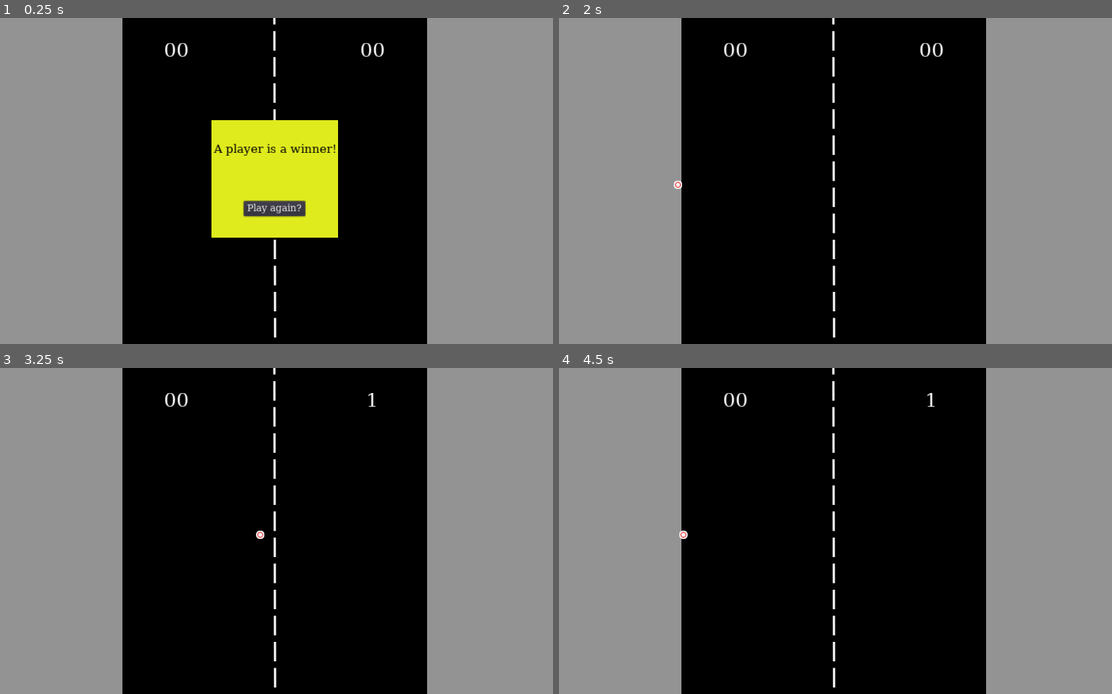
Above: before the commit, frames 1-4 (two rows, left to right).
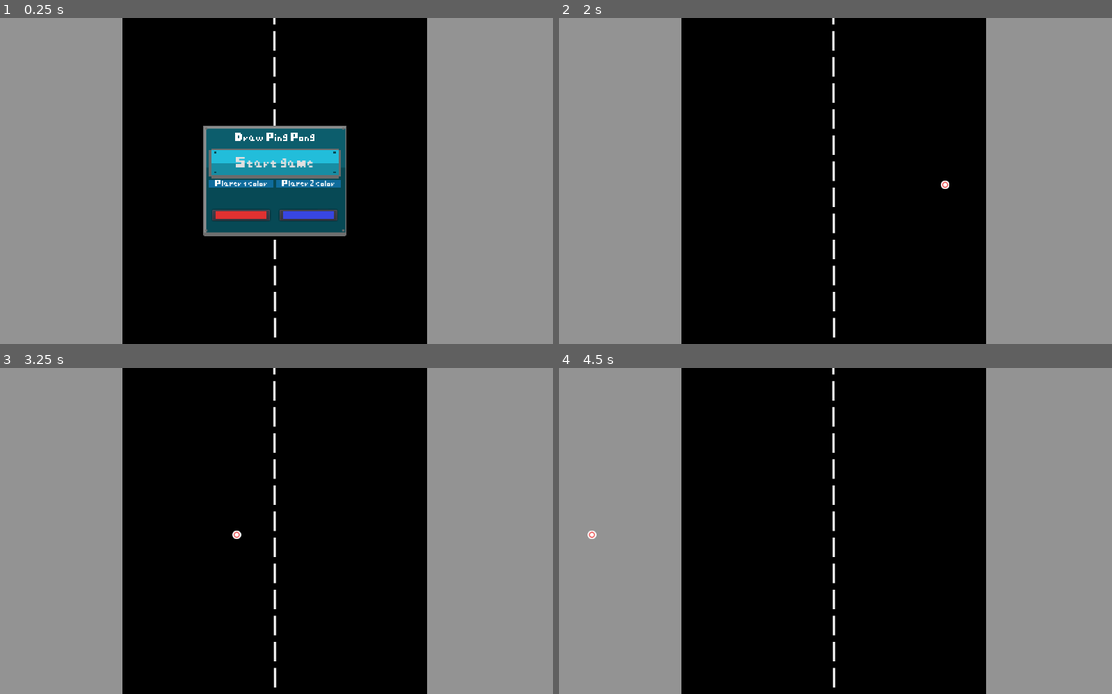
Above: after the commit, the same moments.

Repository: Ertain/Draw-Ping-Pong
Game: Godot game, scene res://Main.tscn
The game is run twice, just before and just after one commit, with the same random seed, the same clock (stepped at 60 frames per second) and the same inputs.
Inputs (mouse positions are in pixels of both pictures, inside the frame that each line leads up to):
- Up to frame 1 (0.25 s): no input
- Up to frame 2 (2 s): click (835, 207) at 0.5 s, where only the run before the commit has a clickable "Play again?"; click (835, 164) at 1.25 s, where only the run after the commit has a clickable "Start game"
- Up to frame 3 (3.25 s): move the mouse to (60, 531) at 2.02 s; click (60, 531) at 2.17 s; move the mouse to (492, 531) at 2.77 s; click (492, 531) at 2.92 s
- Up to frame 4 (4.5 s): move the mouse to (890, 459) at 3.52 s; click (890, 459) at 3.67 s; move the mouse to (807, 596) at 4.27 s; click (807, 596) at 4.42 s

The runs differ from the first frame. In frame 1, 9.4% of the frame differs, in the area x 29-70%, y 7-68%; in frame 2, 0.3%; in frame 3, 0.2%; in frame 4, 0.2%.

Commit message:
Added experimental GUI assets and shortened length of drawn line.

Diff:
--- /dev/null
+++ b/Assets/GUI/user interface.tres
@@ -0,0 +1,17 @@
+[gd_resource type="Theme" load_steps=5 format=2]
+
+[ext_resource path="res://Assets/GUI/Simple GUI/background_blue.png" type="Texture" id=1]
+[ext_resource path="res://Assets/GUI/Simple GUI/button_1_blue.png" type="Texture" id=2]
+
+[sub_resource type="StyleBoxTexture" id=1]
+texture = ExtResource( 2 )
+region_rect = Rect2( 0, 0, 52, 18 )
+
+[sub_resource type="StyleBoxTexture" id=2]
+texture = ExtResource( 1 )
+region_rect = Rect2( 0, 0, 134, 111 )
+margin_left = 2.0
+
+[resource]
+Button/styles/Mr_button = SubResource( 1 )
+PanelContainer/styles/Mr_panel = SubResource( 2 )
--- a/Main.tscn
+++ b/Main.tscn
@@ -7,10 +7,18 @@
 [ext_resource path="res://Scripts/Mr_puck.gd" type="Script" id=5]
 [ext_resource path="res://Scripts/paddle.gd" type="Script" id=6]
 [ext_resource path="res://Assets/Sounds/sounds_ping_pong_8bit/ping_pong_8bit_beeep.wav" type="AudioStream" id=7]
+[ext_resource path="res://Assets/Sounds/round_end.wav" type="AudioStream" id=8]
 [ext_resource path="res://Assets/Sounds/sounds_ping_pong_8bit/ping_pong_8bit_peeeeeep.wav" type="AudioStream" id=9]
 [ext_resource path="res://Assets/DejaVuSerif.ttf" type="DynamicFontData" id=10]
 [ext_resource path="res://Scripts/Main.gd" type="Script" id=11]
 [ext_resource path="res://Assets/Sounds/sounds_ping_pong_8bit/ping_pong_8bit_plop.wav" type="AudioStream" id=12]
+[ext_resource path="res://Assets/GUI/user interface.tres" type="Theme" id=13]
+[ext_resource path="res://Assets/GUI/Simple GUI/border_dark_blue.png" type="Texture" id=14]
+[ext_resource path="res://Assets/fonts/font 2/pixelfont2.ttf" type="DynamicFontData" id=15]
+[ext_resource path="res://Assets/GUI/Simple GUI/background_blue.png" type="Texture" id=16]
+[ext_resource path="res://Assets/GUI/Simple GUI/button_1_blue.png" type="Texture" id=17]
+[ext_resource path="res://Assets/fonts/font 1/pixelfont.ttf" type="DynamicFontData" id=18]
+[ext_resource path="res://Assets/dot.png" type="Texture" id=19]
 
 [sub_resource type="RectangleShape2D" id=1]
 extents = Vector2( 514, 10 )
@@ -37,48 +45,73 @@
 size = 37
 use_mipmaps = true
 use_filter = true
-font_data = ExtResource( 10 )
+font_data = ExtResource( 18 )
 
 [sub_resource type="DynamicFont" id=9]
 size = 37
 use_mipmaps = true
 use_filter = true
-font_data = ExtResource( 10 )
-
-[sub_resource type="DynamicFont" id=10]
+font_data = ExtResource( 18 )
+
+[sub_resource type="StyleBoxTexture" id=10]
+texture = ExtResource( 14 )
+region_rect = Rect2( 0, 0, 58, 40 )
+
+[sub_resource type="DynamicFont" id=11]
 size = 23
 use_mipmaps = true
 use_filter = true
-font_data = ExtResource( 10 )
-
-[sub_resource type="DynamicFont" id=11]
-size = 19
-use_mipmaps = true
-use_filter = true
-font_data = ExtResource( 10 )
-
-[sub_resource type="DynamicFont" id=12]
-use_mipmaps = true
-use_filter = true
-font_data = ExtResource( 10 )
+font_data = ExtResource( 18 )
+
+[sub_resource type="StyleBoxTexture" id=12]
+texture = ExtResource( 17 )
+region_rect = Rect2( 0, 0, 52, 18 )
 
 [sub_resource type="DynamicFont" id=13]
+size = 18
+use_mipmaps = true
+use_filter = true
+extra_spacing_top = 2
+extra_spacing_bottom = 2
+font_data = ExtResource( 15 )
+fallback/0 = ExtResource( 10 )
+
+[sub_resource type="StyleBoxTexture" id=14]
+texture = ExtResource( 16 )
+region_rect = Rect2( 0, 0, 134, 111 )
+
+[sub_resource type="DynamicFont" id=15]
+use_mipmaps = true
+use_filter = true
+font_data = ExtResource( 15 )
+
+[sub_resource type="StyleBoxTexture" id=16]
+texture = ExtResource( 17 )
+region_rect = Rect2( 0, 0, 52, 18 )
+
+[sub_resource type="DynamicFont" id=17]
 size = 20
 use_mipmaps = true
 use_filter = true
-font_data = ExtResource( 10 )
-
-[sub_resource type="DynamicFont" id=14]
-size = 14
-use_mipmaps = true
-use_filter = true
-font_data = ExtResource( 10 )
-
-[sub_resource type="DynamicFont" id=15]
-size = 14
-use_mipmaps = true
-use_filter = true
-font_data = ExtResource( 10 )
+font_data = ExtResource( 15 )
+
+[sub_resource type="StyleBoxFlat" id=18]
+bg_color = Color( 0.0588235, 0.423529, 0.611765, 1 )
+
+[sub_resource type="DynamicFont" id=19]
+size = 12
+use_mipmaps = true
+use_filter = true
+font_data = ExtResource( 15 )
+
+[sub_resource type="StyleBoxFlat" id=20]
+bg_color = Color( 0.0588235, 0.423529, 0.611765, 1 )
+
+[sub_resource type="DynamicFont" id=21]
+size = 12
+use_mipmaps = true
+use_filter = true
+font_data = ExtResource( 15 )
 
 [node name="Main" type="Control"]
 anchor_right = 1.0
@@ -89,6 +122,8 @@
 "_edit_use_anchors_": false,
 "_editor_description_": "Scene massively inspired by the official \"Pong\" demo."
 }
+winner_container_path = NodePath("Winner_container")
+winner_container_label_path = NodePath("Winner_container/Panel/VBoxContainer/Label")
 
 [node name="Background" type="ColorRect" parent="."]
 anchor_right = 1.0
@@ -221,10 +256,10 @@
 anchor_bottom = 0.16
 margin_left = 0.0639954
 margin_top = -1.90735e-06
-margin_right = 0.383972
+margin_right = 2.384
 margin_bottom = -7.62939e-06
 custom_fonts/font = SubResource( 8 )
-text = "00"
+text = "0/3"
 align = 1
 valign = 1
 __meta__ = {
@@ -241,7 +276,7 @@
 margin_right = -0.0640259
 margin_bottom = -7.62939e-06
 custom_fonts/font = SubResource( 9 )
-text = "00"
+text = "0/3"
 align = 1
 valign = 1
 __meta__ = {
@@ -250,6 +285,7 @@
 
 [node name="Winner_container" type="MarginContainer" parent="."]
 pause_mode = 2
+visible = false
 anchor_left = 0.5
 anchor_top = 0.5
 anchor_right = 0.5
@@ -258,6 +294,7 @@
 margin_top = -116.0
 margin_right = 120.0
 margin_bottom = 108.0
+theme = ExtResource( 13 )
 custom_constants/margin_right = 4
 custom_constants/margin_top = 4
 custom_constants/margin_left = 4
@@ -266,14 +303,15 @@
 "_edit_use_anchors_": false
 }
 
-[node name="ColorRect" type="ColorRect" parent="Winner_container"]
+[node name="Panel" type="Panel" parent="Winner_container"]
 margin_left = 4.0
 margin_top = 4.0
 margin_right = 236.0
 margin_bottom = 220.0
-color = Color( 0.878431, 0.921569, 0.113725, 1 )
-
-[node name="VBoxContainer" type="VBoxContainer" parent="Winner_container/ColorRect"]
+theme = ExtResource( 13 )
+custom_styles/panel = SubResource( 10 )
+
+[node name="VBoxContainer" type="VBoxContainer" parent="Winner_container/Panel"]
 anchor_right = 1.0
 anchor_bottom = 1.0
 size_flags_horizontal = 3
@@ -282,14 +320,13 @@
 "_edit_use_anchors_": false
 }
 
-[node name="Label" type="Label" parent="Winner_container/ColorRect/VBoxContainer"]
+[node name="Label" type="Label" parent="Winner_container/Panel/VBoxContainer"]
 margin_right = 232.0
 margin_bottom = 106.0
 size_flags_horizontal = 7
 size_flags_vertical = 7
-custom_fonts/font = SubResource( 10 )
-custom_colors/font_color = Color( 0, 0, 0, 1 )
-text = "A player is a winner!"
+custom_fonts/font = SubResource( 11 )
+text = "A winner is you!"
 align = 1
 valign = 1
 autowrap = true
@@ -297,22 +334,30 @@
 "_edit_use_anchors_": false
 }
 
-[node name="Restart_button" type="Button" parent="Winner_container/ColorRect/VBoxContainer"]
-margin_left = 55.0
-margin_top = 148.0
-margin_right = 176.0
-margin_bottom = 177.0
+[node name="Restart_button" type="Button" parent="Winner_container/Panel/VBoxContainer"]
+margin_left = 53.0
+margin_top = 150.0
+margin_right = 178.0
+margin_bottom = 175.0
 size_flags_horizontal = 6
 size_flags_vertical = 6
-custom_fonts/font = SubResource( 11 )
+theme = ExtResource( 13 )
+custom_styles/hover = SubResource( 12 )
+custom_styles/pressed = SubResource( 12 )
+custom_styles/normal = SubResource( 12 )
+custom_fonts/font = SubResource( 13 )
 text = "Play again?"
 __meta__ = {
 "_edit_use_anchors_": false
 }
+
+[node name="Winning_sound" type="AudioStreamPlayer" parent="."]
+pause_mode = 2
+stream = ExtResource( 8 )
+volume_db = -9.087
 
 [node name="Title" type="PanelContainer" parent="."]
 pause_mode = 2
-visible = false
 anchor_left = 0.371
 anchor_top = 0.33
 anchor_right = 0.629
@@ -321,68 +366,83 @@
 margin_top = -1.52588e-05
 margin_right = -0.0960083
 margin_bottom = 1.79996
-__meta__ = {
-"_edit_use_anchors_": false
-}
-
-[node name="VBoxContainer" type="VBoxContainer" parent="Title"]
-margin_left = 7.0
-margin_top = 7.0
-margin_right = 257.0
-margin_bottom = 197.0
+theme = ExtResource( 13 )
+custom_styles/panel = SubResource( 14 )
+__meta__ = {
+"_edit_use_anchors_": false
+}
+
+[node name="MarginContainer" type="MarginContainer" parent="Title"]
+margin_right = 264.0
+margin_bottom = 204.0
+custom_constants/margin_right = 10
+custom_constants/margin_top = 5
+custom_constants/margin_left = 11
+custom_constants/margin_bottom = -8
+
+[node name="VBoxContainer" type="VBoxContainer" parent="Title/MarginContainer"]
+margin_left = 11.0
+margin_top = 5.0
+margin_right = 254.0
+margin_bottom = 211.0
 size_flags_horizontal = 3
 size_flags_vertical = 3
 
-[node name="Label" type="Label" parent="Title/VBoxContainer"]
-margin_right = 250.0
-margin_bottom = 30.0
+[node name="Label" type="Label" parent="Title/MarginContainer/VBoxContainer"]
+margin_right = 243.0
+margin_bottom = 33.0
 size_flags_horizontal = 3
 size_flags_vertical = 3
 size_flags_stretch_ratio = 0.3
-custom_fonts/font = SubResource( 12 )
+custom_fonts/font = SubResource( 15 )
 text = "Draw Ping Pong"
 align = 1
 valign = 1
 
-[node name="Start game" type="Button" parent="Title/VBoxContainer"]
-margin_top = 34.0
-margin_right = 250.0
-margin_bottom = 84.0
+[node name="Start game" type="Button" parent="Title/MarginContainer/VBoxContainer"]
+margin_top = 37.0
+margin_right = 243.0
+margin_bottom = 92.0
 mouse_filter = 1
 size_flags_horizontal = 7
 size_flags_vertical = 7
 size_flags_stretch_ratio = 0.5
-custom_fonts/font = SubResource( 13 )
+theme = ExtResource( 13 )
+custom_styles/hover = SubResource( 16 )
+custom_styles/pressed = SubResource( 16 )
+custom_styles/normal = SubResource( 16 )
+custom_fonts/font = SubResource( 17 )
 text = "Start game"
 
-[node name="HBoxContainer" type="HBoxContainer" parent="Title/VBoxContainer"]
-margin_top = 88.0
-margin_right = 250.0
-margin_bottom = 189.0
+[node name="Player colors Hbox" type="HBoxContainer" parent="Title/MarginContainer/VBoxContainer"]
+margin_top = 96.0
+margin_right = 243.0
+margin_bottom = 206.0
 size_flags_horizontal = 3
 size_flags_vertical = 3
 custom_constants/separation = 4
 
-[node name="Player 1 colors" type="VBoxContainer" parent="Title/VBoxContainer/HBoxContainer"]
-margin_right = 123.0
-margin_bottom = 101.0
+[node name="Player 1 colors" type="VBoxContainer" parent="Title/MarginContainer/VBoxContainer/Player colors Hbox"]
+margin_right = 119.0
+margin_bottom = 110.0
 size_flags_horizontal = 3
 custom_constants/separation = 4
 
-[node name="Label" type="Label" parent="Title/VBoxContainer/HBoxContainer/Player 1 colors"]
-margin_right = 123.0
-margin_bottom = 17.0
-size_flags_horizontal = 3
-custom_fonts/font = SubResource( 14 )
+[node name="Label" type="Label" parent="Title/MarginContainer/VBoxContainer/Player colors Hbox/Player 1 colors"]
+margin_right = 119.0
+margin_bottom = 14.0
+size_flags_horizontal = 3
+custom_styles/normal = SubResource( 18 )
+custom_fonts/font = SubResource( 19 )
 text = "Player 1 color"
 align = 1
 valign = 1
 
-[node name="ColorPickerButton" type="ColorPickerButton" parent="Title/VBoxContainer/HBoxContainer/Player 1 colors"]
-margin_left = 8.0
-margin_top = 51.0
-margin_right = 114.0
-margin_bottom = 71.0
+[node name="ColorPickerButton" type="ColorPickerButton" parent="Title/MarginContainer/VBoxContainer/Player colors Hbox/Player 1 colors"]
+margin_left = 6.0
+margin_top = 54.0
+margin_right = 112.0
+margin_bottom = 74.0
 size_flags_horizontal = 6
 size_flags_vertical = 6
 text = "Choose a color"
@@ -392,32 +452,38 @@
 "_edit_use_anchors_": false
 }
 
-[node name="Player 2 colors" type="VBoxContainer" parent="Title/VBoxContainer/HBoxContainer"]
-margin_left = 127.0
-margin_right = 250.0
-margin_bottom = 101.0
+[node name="Player 2 colors" type="VBoxContainer" parent="Title/MarginContainer/VBoxContainer/Player colors Hbox"]
+margin_left = 123.0
+margin_right = 243.0
+margin_bottom = 110.0
 size_flags_horizontal = 3
 custom_constants/separation = 4
 
-[node name="Label" type="Label" parent="Title/VBoxContainer/HBoxContainer/Player 2 colors"]
-margin_right = 123.0
-margin_bottom = 17.0
-size_flags_horizontal = 3
-custom_fonts/font = SubResource( 15 )
+[node name="Label" type="Label" parent="Title/MarginContainer/VBoxContainer/Player colors Hbox/Player 2 colors"]
+margin_right = 120.0
+margin_bottom = 14.0
+size_flags_horizontal = 3
+custom_styles/normal = SubResource( 20 )
+custom_fonts/font = SubResource( 21 )
 text = "Player 2 color"
 align = 1
 valign = 1
 
-[node name="ColorPickerButton" type="ColorPickerButton" parent="Title/VBoxContainer/HBoxContainer/Player 2 colors"]
-margin_left = 8.0
-margin_top = 51.0
-margin_right = 114.0
-margin_bottom = 71.0
+[node name="ColorPickerButton" type="ColorPickerButton" parent="Title/MarginContainer/VBoxContainer/Player colors Hbox/Player 2 colors"]
+margin_left = 7.0
+margin_top = 54.0
+margin_right = 113.0
+margin_bottom = 74.0
 size_flags_horizontal = 6
 size_flags_vertical = 6
+theme = ExtResource( 13 )
 text = "Choose a color"
 color = Color( 0.219608, 0.27451, 0.886275, 1 )
 edit_alpha = false
+
+[node name="dot" type="Sprite" parent="."]
+position = Vector2( 48, 624 )
+texture = ExtResource( 19 )
 
 [connection signal="area_entered" from="Top" to="Top" method="_on_area_entered"]
 [connection signal="area_entered" from="Bottom" to="Bottom" method="_on_area_entered"]
@@ -427,7 +493,7 @@
 [connection signal="scored" from="Out of bounds left" to="." method="_on_Out_of_bounds_left_scored"]
 [connection signal="area_entered" from="Out of bounds right" to="Out of bounds right" method="_on_boundary_entered"]
 [connection signal="scored" from="Out of bounds right" to="." method="_on_Out_of_bounds_right_scored"]
-[connection signal="pressed" from="Winner_container/ColorRect/VBoxContainer/Restart_button" to="." method="_on_Restart_button_pressed"]
-[connection signal="pressed" from="Title/VBoxContainer/Start game" to="." method="_on_Start_game_pressed"]
-[connection signal="color_changed" from="Title/VBoxContainer/HBoxContainer/Player 1 colors/ColorPickerButton" to="Left" method="_on_Player1_color_picked_changed"]
-[connection signal="color_changed" from="Title/VBoxContainer/HBoxContainer/Player 2 colors/ColorPickerButton" to="Right" method="_on_Player2_color_changed"]
+[connection signal="pressed" from="Winner_container/Panel/VBoxContainer/Restart_button" to="." method="_on_Restart_button_pressed"]
+[connection signal="pressed" from="Title/MarginContainer/VBoxContainer/Start game" to="." method="_on_Start_game_pressed"]
+[connection signal="color_changed" from="Title/MarginContainer/VBoxContainer/Player colors Hbox/Player 1 colors/ColorPickerButton" to="Left" method="_on_Player1_color_picked_changed"]
+[connection signal="color_changed" from="Title/MarginContainer/VBoxContainer/Player colors Hbox/Player 2 colors/ColorPickerButton" to="Right" method="_on_Player2_color_changed"]
--- a/Scripts/Boundary.gd
+++ b/Scripts/Boundary.gd
@@ -1,4 +1,5 @@
 # Based upon the official Godot "Pong" demo.
+# These are the "fences" that the opposing player aims for so as to score a point.
 extends Area2D
 
 onready var beep: AudioStreamPlayer = $Beep
--- a/Scripts/Main.gd
+++ b/Scripts/Main.gd
@@ -6,55 +6,63 @@
 var left_player_score: int = 0 setget set_left_score, get_left_score
 var right_player_score: int = 0 setget set_right_score, get_right_score
 
-onready var winner_container: MarginContainer = $Winner_container
+export (NodePath) var winner_container_path: NodePath = @""
+onready var winner_container: MarginContainer = get_node( winner_container_path )
+export (NodePath) var winner_container_label_path: NodePath = @""
+onready var winner_container_label: Label = get_node( winner_container_label_path )
 
 func _ready() -> void:
     # Pause the action until "start" has been pushed.
     get_tree().set_pause(true)
 
-func _on_Out_of_bounds_left_scored():
+# A player scored a point.
+func _on_Out_of_bounds_left_scored() -> void:
     set_right_score( 1 )
-    $Right_score.text = str( get_right_score() )
+    $Right_score.text = str( get_right_score() ) + '/3'
 
-func _on_Out_of_bounds_right_scored():
+func _on_Out_of_bounds_right_scored() -> void:
     set_left_score( 1 )
-    $Left_score.text = str( get_left_score() )
+    $Left_score.text = str( get_left_score() ) + "/3"
 
+# Stuff for player 1's score.
 func set_left_score( point: int ) -> void:
     left_player_score += point
     $Left_score.text = str( get_left_score() )
 
 func get_left_score() -> int:
     if left_player_score >= 3:
-        win("Player 1")
+        win( "Player 1" )
     return left_player_score
 
+# Stuff for player 2's score.
 func set_right_score( point: int ) -> void:
     right_player_score += point
     $Right_score.text = str( get_right_score() )
 
 func get_right_score() -> int:
     if right_player_score >= 3:
-        win("Player 2")
+        win( "Player 2" )
     return right_player_score
 
-func win( who: String ):
+# The player won; display a message showing they won.
+func win( who: String ) -> void:
     get_tree().set_pause( true )
     $Winning_sound.play()
-    winner_container.get_node("ColorRect/VBoxContainer/Label").text = who + " is the winner!"
+    winner_container_label.text = who + " is the winner!"
     winner_container.show()
 
-func _on_Restart_button_pressed():
+# Reset all the things.
+func _on_Restart_button_pressed() -> void:
     left_player_score = 0
     right_player_score = 0
-    $Left_score.text = "00"
-    $Right_score.text = "00"
+    $Left_score.text = "0/3"
+    $Right_score.text = "0/3"
+    $Left.reset()
+    $Right.reset()
     $Mr_puck.reset()
-    $Left.clear_field()
-    $Right.clear_field()
     get_tree().set_pause( false )
     # Hide the window.
-    winner_container.visible = ! winner_container.is_visible()
+    winner_container.visible = not winner_container.is_visible()
 
 # Unpause and start the game.
 func _on_Start_game_pressed() -> void:
--- a/Scripts/Mr_puck.gd
+++ b/Scripts/Mr_puck.gd
@@ -1,11 +1,10 @@
 # Based upon the official Godot "Pong" demo.
 extends Area2D
 
-const NORMAL_SPEED: int = 200
+const NORMAL_SPEED: int = 300
 
 var _speed: int = NORMAL_SPEED
-# Don't know if this should immediately go to the left.
-var direction: Vector2 = Vector2.LEFT
+var direction: Vector2 = Vector2()
 
 # Save the local position so as to reset the pack back to the center.
 onready var _initial_position = position
@@ -17,16 +16,18 @@
     direction = result
 
 # Move that mother pucker.
-func _process( change_in_frame: float ):
-    _speed += change_in_frame * 2
+func _process( change_in_frame: float ) -> void:
+    _speed += change_in_frame * 2.0
     position += _speed * change_in_frame * direction
 
+# Reset the values of the puck.
 func reset() -> void:
     var result: Vector2 = _flip_a_coin()
     direction = result
     position = _initial_position
     _speed = NORMAL_SPEED
 
+# Choose one direction over another.
 func _flip_a_coin() -> Vector2:
     if randf() < 0.5:
         return Vector2.LEFT
--- a/Scripts/paddle.gd
+++ b/Scripts/paddle.gd
@@ -1,4 +1,4 @@
-# Some code based upon the official Godot "Pong" demo.
+# Some code based upon the official Godot "Pong" demo and the code found here: https://github.com/k0il/DrawingLine
 extends Node2D
 
 var pressed: bool = false
@@ -6,14 +6,21 @@
 var active_body: Area2D
 var array_of_line_objects: Array = []
 
+var initial_mouse_point: Vector2 = Vector2()
+
 export (int) var _ball_direction: int = 0
 
 export (Color) var line_color: Color = Color("#ffffff")
+
+# For debugging purposes.
+#onready var dot = $"../dot"
 
 func _on_Area2D_input_event(_viewport, event, _shape_idx):
     if event is InputEventMouseButton:
         if event.pressed:
             pressed = true
+            # Suggestion from "cybereality" on the Godot forums for limiting the length of the drawn line.
+            initial_mouse_point = event.position
             # Limit the number of lines on the screen.
             if array_of_line_objects.size() < 1:
                 active_line = Line2D.new()
@@ -56,12 +63,13 @@
 
     if event is InputEventMouseMotion:
         if pressed:
+            var current_mouse_point: Vector2 = event.position
             # Shorten the number of points that make up the line.
-            if active_line.get_point_count() == 8:
-                active_line.remove_point( 0 )
+#            if active_line.get_point_count() == 8:
+#                active_line.remove_point( 0 )
             # Remove any left over segments after removing points. Also note that the Line2D should only have *one* child (though it could have several grandchildren).
-            if active_body.get_child_count() > 5:
-                active_body.get_child( 0 ).queue_free()
+#            if active_body.get_child_count() > 6:
+#                active_body.get_child( 0 ).queue_free()
             # Add in the line segments.
             if active_line.get_point_count() > 2:
                 # The static body has either not been created or has been freed.
@@ -74,7 +82,18 @@
                 collision.shape.a = active_line.points[ active_line.points.size() - 1 ]
                 collision.shape.b = active_line.points[ active_line.points.size() - 2 ]
                 active_body.add_child( collision )
-            active_line.add_point(event.position)
+            # Cybereality suggested to limit the position of the Line2D point on the y-axis.
+            if current_mouse_point.y < (initial_mouse_point.y - 200) or current_mouse_point.y > initial_mouse_point.y + 200:
+                var deleted_point: Vector2 = active_line.points[ 0 ]
+                active_line.remove_point( 0 )
+                # Delete the accompanying segment to the removed point.
+                if active_body.get_child( 0 ).shape.a == deleted_point or active_body.get_child( 0 ).shape.b == deleted_point:
+                    active_body.get_child( 0 ).queue_free()
+            active_line.add_point( current_mouse_point )
+
+#            var dot_dup = dot.duplicate()
+#            active_line.add_child( dot_dup )
+#            dot_dup.position = current_mouse_point
             # Check for whether this `Line2D` has already been added as a child.
             if active_line.get_name() != "" and has_node( active_line.get_name() ):
                 return
@@ -92,6 +111,11 @@
             node.queue_free()
     array_of_line_objects.clear()
 
+func reset() -> void:
+    active_line = null
+    active_body = null
+    clear_field()
+
 # Assign player 1's color.
 func _on_Player1_color_picked_changed(color: Color):
     line_color = color
Binary file added: Assets/Experimenting/SimplePixelArtUIpack/Artwork/ColorCustomizible/icons/isonswhite2.png
Not shown, added: Assets/Experimenting/SimplePixelArtUIpack/Artwork/ColorCustomizible/icons/isonswhite2.png.import
Binary file added: Assets/Experimenting/SimplePixelArtUIpack/Artwork/ColorCustomizible/icons/lockedwhite.png
Not shown, added: Assets/Experimenting/SimplePixelArtUIpack/Artwork/ColorCustomizible/icons/lockedwhite.png.import
Binary file added: Assets/Experimenting/SimplePixelArtUIpack/Artwork/ColorCustomizible/rounded/Background_CC_rounded.png
Not shown, added: Assets/Experimenting/SimplePixelArtUIpack/Artwork/ColorCustomizible/rounded/Background_CC_rounded.png.import
Binary file added: Assets/Experimenting/SimplePixelArtUIpack/Artwork/ColorCustomizible/rounded/InputField_CC.png
Not shown, added: Assets/Experimenting/SimplePixelArtUIpack/Artwork/ColorCustomizible/rounded/InputField_CC.png.import
Binary file added: Assets/Experimenting/SimplePixelArtUIpack/Artwork/ColorCustomizible/rounded/Slot3D_rounded_CC.png
Not shown, added: Assets/Experimenting/SimplePixelArtUIpack/Artwork/ColorCustomizible/rounded/Slot3D_rounded_CC.png.import
Binary file added: Assets/Experimenting/SimplePixelArtUIpack/Artwork/ColorCustomizible/rounded/Slot_rounded_CC.png
Not shown, added: Assets/Experimenting/SimplePixelArtUIpack/Artwork/ColorCustomizible/rounded/Slot_rounded_CC.png.import
(and 194 more such lines)
